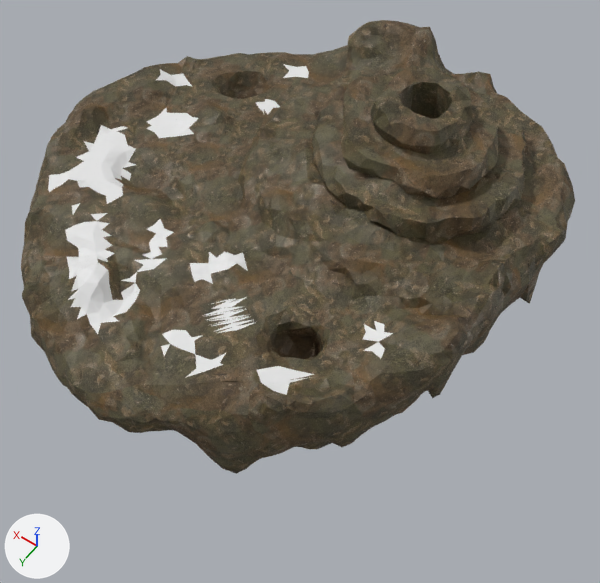
The Blender file Blender/Ilhas/ilha_vulcao.blend, before and after one commit.
Camera for both pictures: a 50 mm camera at (-29.1, 36.1, 47.0) aimed at (-3.6, 0.4, -9.1). The axes (+X, +Y, +Z) are drawn at lower left. The lights are the same throughout.

Names of what the first picture shows: 'ilha_vulcanica'.
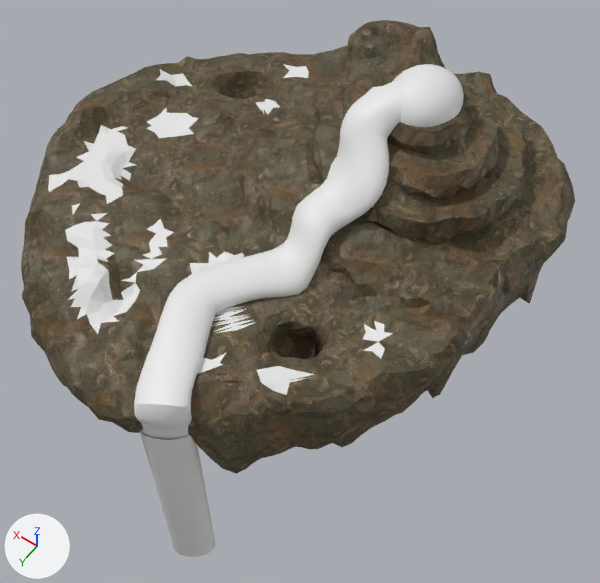
Changed parts and their boxes [x1, y1, x2, y2] in the pictures (600 x 583 px):
'Lava', added
    after: [134, 64, 464, 557]

What changed in the scene script:
```text
Add me_nurbspath:
    me_nurbspath.from_pydata(...)  # 3906 vertices, 3936 faces; spans x 23.0..33.7, y -9.0..23.3, z -53.1..8.2
    me_nurbspath.polygons.foreach_set('use_smooth', [True] * 3936)
Add ob_lava:
    ob_lava = bpy.data.objects.new('Lava', me_nurbspath)
    ob_lava.location = (-34.16, -2.61, 5.56)
    ob_lava.scale = (1.0, 1.0, 0.545)
```
